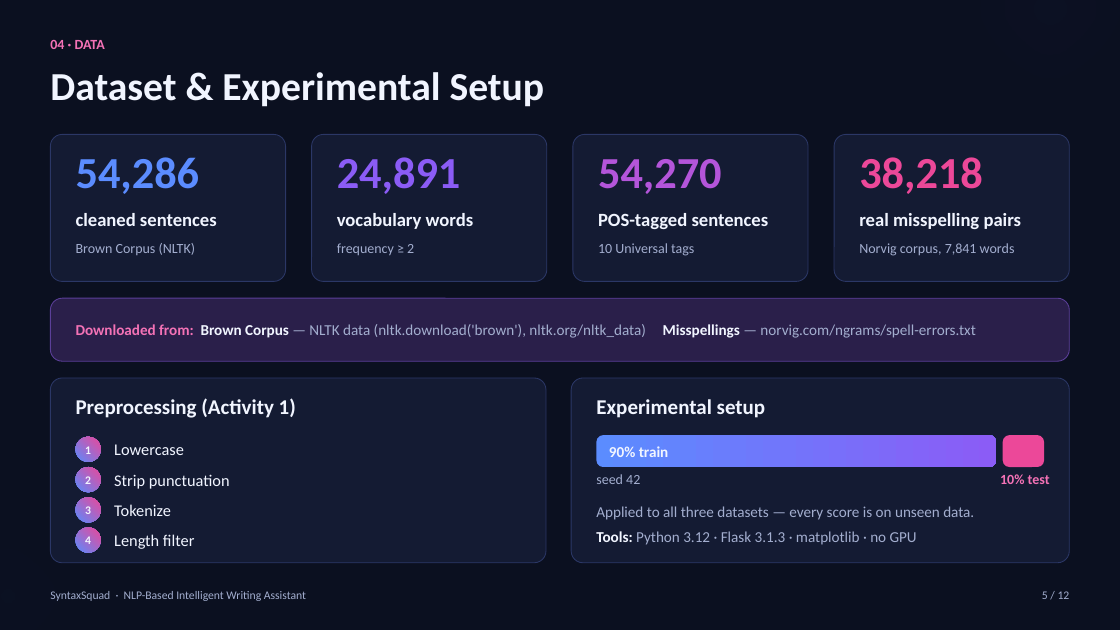
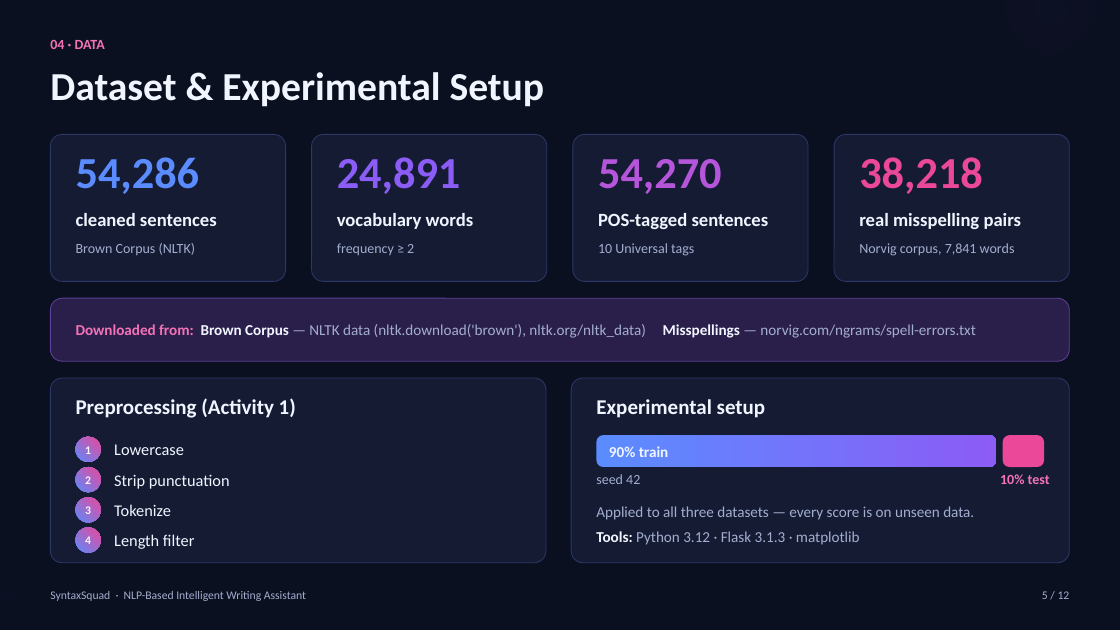
Before and after one commit to AnoonMR/Writing-Assistant, a slide deck: slide 5 of report/Activity_2_Presentation_Designed.pptx. Drawn at 1120x630 pixels with LibreOffice and Linux fonts; fonts in the diff are those of the drawing. Boxes give left, top, right and bottom in pixels: in the first picture for what was removed or moved away, otherwise in the second. Text is boxed around its words. In the diff, an @@ line names an element or a change of style, - is before the commit and + after.

Commit message:
Remove 'no GPU' from slides and report

```diff
--- a/report/Activity_2_Presentation_Designed.pptx
+++ b/report/Activity_2_Presentation_Designed.pptx
@@ text at <box>596,531,860,545</box>: text changed @@
-Tools: Python 3.12 · Flask 3.1.3 · matplotlib · no GPU
+Tools: Python 3.12 · Flask 3.1.3 · matplotlib
```
Also in this commit, not shown: 5 other files.
